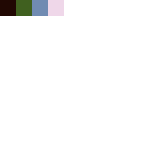
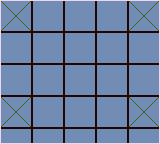
Layers edited between the first and the second w=160, h=144 image:
renamed "Layer 2" to "palette", hid it, painted on it over (x1=0, y1=0, x2=64, y2=16)
added layer "Layer 2 copy 3" above "Layer 2 copy 2" over (x1=1, y1=97, x2=31, y2=127)
added layer "Layer 2 copy 2" above "Layer 2 copy" over (x1=129, y1=97, x2=159, y2=127)
added layer "Layer 2 copy" above "Layer 2" over (x1=129, y1=1, x2=159, y2=31)
added layer "Layer 2" above "Layer 1" over (x1=1, y1=1, x2=31, y2=31)
added layer "Layer 1" above "Layer 2 copy 8" over (x1=0, y1=0, x2=160, y2=144)
added layer "Layer 2 copy 8" over (x1=0, y1=0, x2=160, y2=144)
